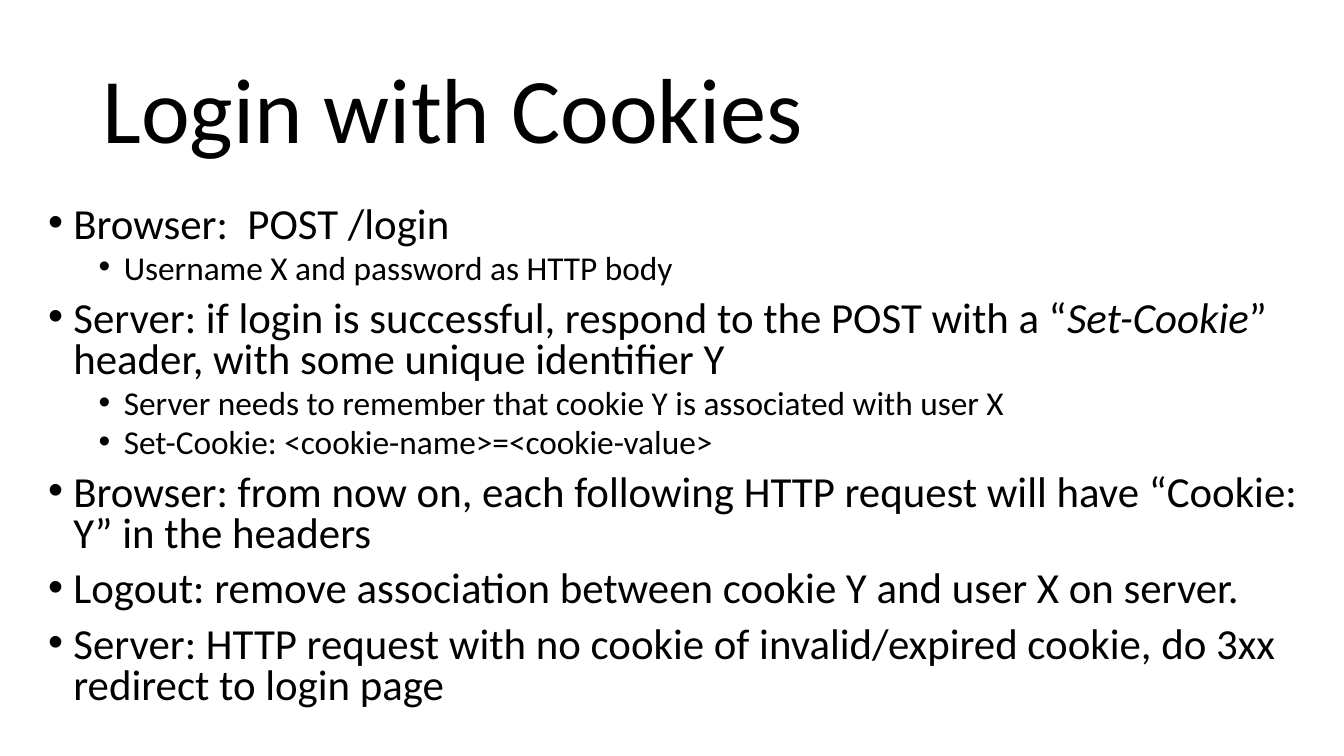
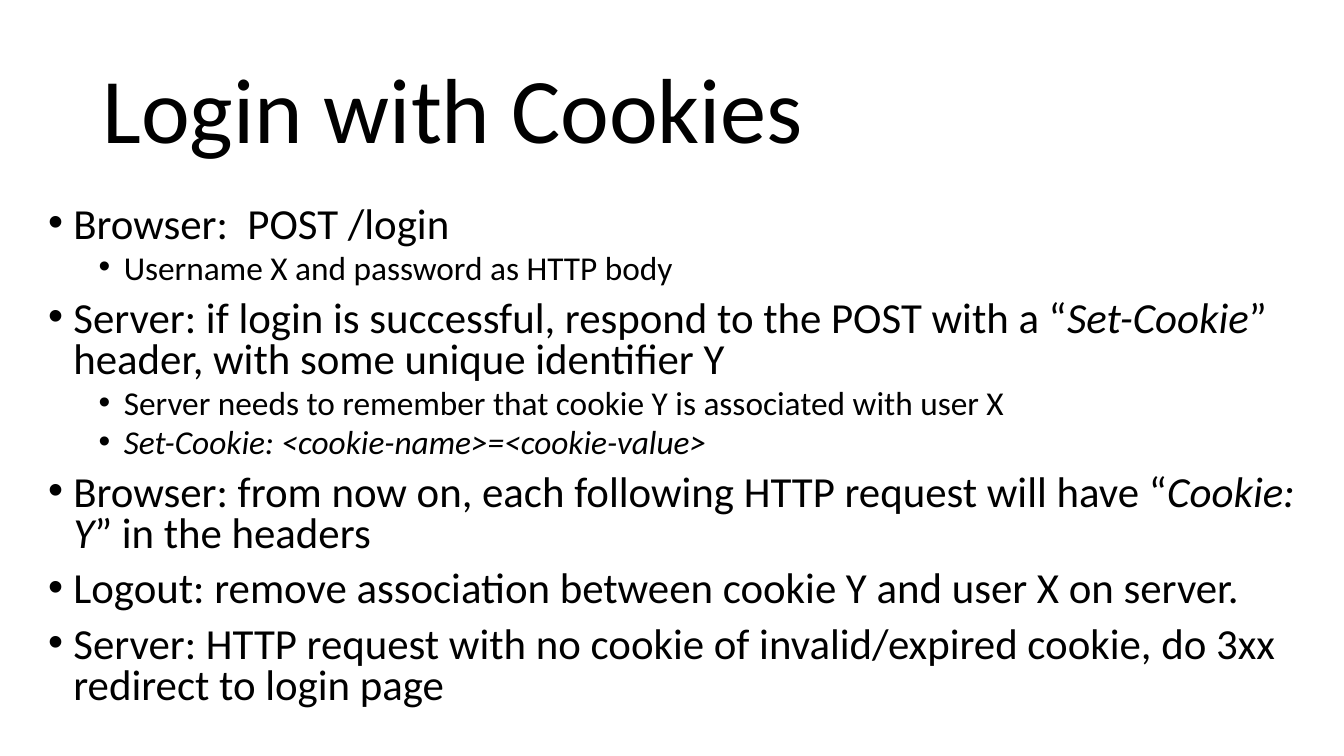
Before and after one commit to arcuri82/testing_security_development_enterprise_systems, a slide deck: slide 10 of doc/intro/slides/lesson_10_security.pptx. Drawn at 1344x756 pixels with LibreOffice and Linux fonts; fonts in the diff are those of the drawing. Boxes give left, top, right and bottom in pixels: in the first picture for what was removed or moved away, otherwise in the second. Text is boxed around its words. In the diff, an @@ line names an element or a change of style, - is before the commit and + after.

```diff
--- a/doc/intro/slides/lesson_10_security.pptx
+++ b/doc/intro/slides/lesson_10_security.pptx
@@ text at [73,431,1295,549]: italic on in "Set-Cookie: <cookie-name>=<cookie-value>", "“Cookie: Y”" @@
```
Also in this commit, not shown: 4 other slides changed, 5 other files.
